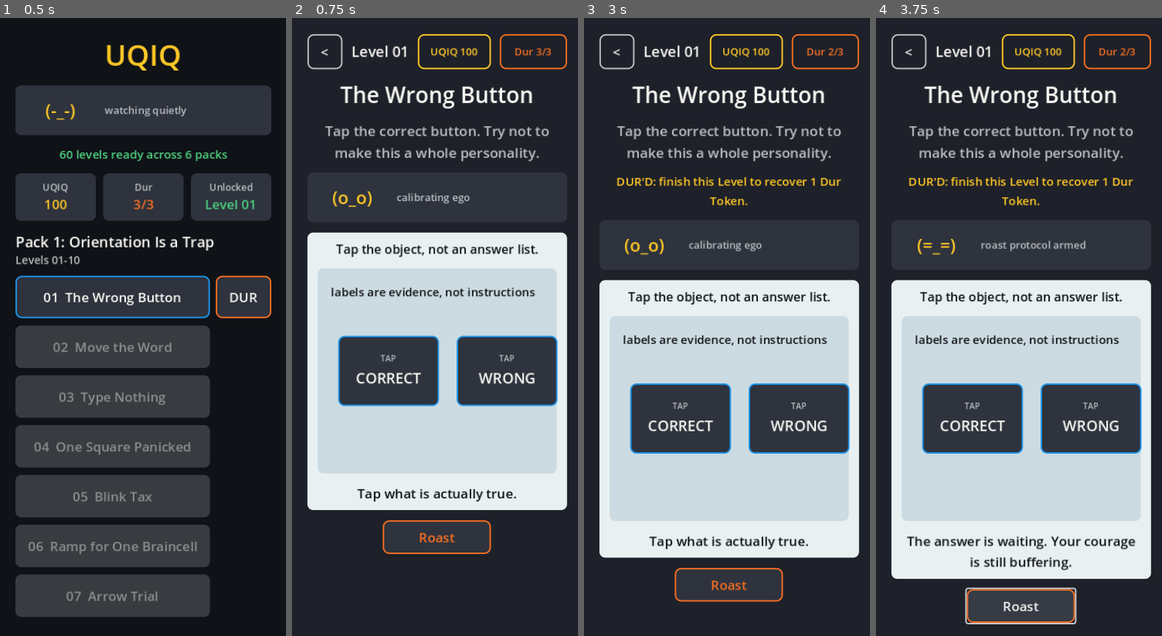
Above: before the commit, frames 1-4 (left to right).
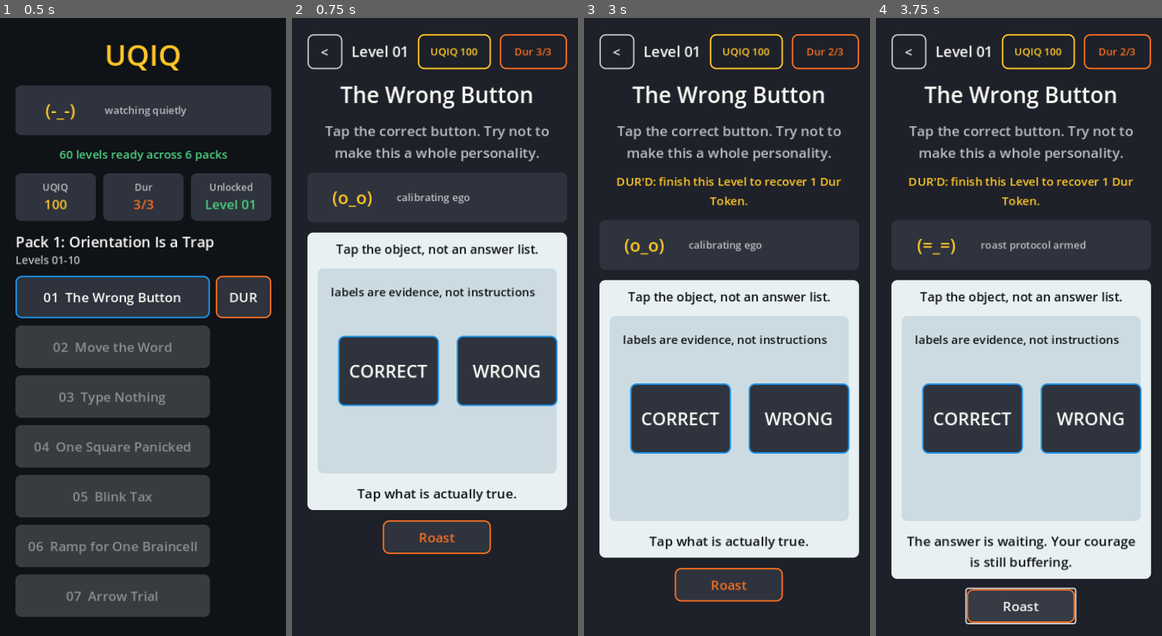
Above: after the commit, the same moments.

Repository: scwlkr/UQIQ
Game: Godot game, scene res://scenes/Main.tscn
Two runs of this game, one before a commit and one after it. Both use one fixed random seed, a clock stepped at 60 frames per second and the inputs below.
Inputs:
- Up to frame 1 (0.5 s): no input
- Up to frame 2 (0.75 s): click "01 The Wrong Button" at 0.5 s
- Up to frame 3 (3 s): click "<" at 1.25 s; click "DUR" at 2 s; click "01 The Wrong Button | DUR'D -…" at 2.75 s
- Up to frame 4 (3.75 s): click "Roast" at 3.5 s

Frame 1 is identical in both runs. In frame 2, 1.0% of the frame differs, in the area x 20-87%, y 54-60%; in frame 3, 1.0%, in the area x 20-87%, y 62-67%; in frame 4, 1.0%.

Commit message:
Remove direct surface affordance tags

Diff:
--- a/scripts/main.gd
+++ b/scripts/main.gd
@@ -1297,13 +1297,7 @@
 		box.mouse_filter = Control.MOUSE_FILTER_IGNORE
 		slot.add_child(box)
 
-		var action_label := _new_label("SLOT", 9, COLOR_PANEL_ALT)
-		action_label.autowrap_mode = TextServer.AUTOWRAP_OFF
-		action_label.text_overrun_behavior = TextServer.OVERRUN_TRIM_ELLIPSIS
-		action_label.mouse_filter = Control.MOUSE_FILTER_IGNORE
-		box.add_child(action_label)
-
-		var label := _new_label("_", 20 if slot_size.x < 84.0 else 22, COLOR_INK)
+		var label := _new_label("_", 24 if slot_size.x < 84.0 else 26, COLOR_INK)
 		label.name = "memory_recall_slot_label_%d" % index
 		label.vertical_alignment = VERTICAL_ALIGNMENT_CENTER
 		label.mouse_filter = Control.MOUSE_FILTER_IGNORE
@@ -1349,13 +1343,7 @@
 	box.mouse_filter = Control.MOUSE_FILTER_IGNORE
 	tile.add_child(box)
 
-	var action_label := _new_label("RESET" if is_clear else "TAP", 9 if tile_size.x < 84.0 else 10, COLOR_MUTED)
-	action_label.autowrap_mode = TextServer.AUTOWRAP_OFF
-	action_label.text_overrun_behavior = TextServer.OVERRUN_TRIM_ELLIPSIS
-	action_label.mouse_filter = Control.MOUSE_FILTER_IGNORE
-	box.add_child(action_label)
-
-	var label := _new_label(item_id, 13 if tile_size.x < 84.0 else (18 if is_clear else 17), COLOR_TEXT)
+	var label := _new_label(item_id, 15 if tile_size.x < 84.0 else 20, COLOR_TEXT)
 	label.vertical_alignment = VERTICAL_ALIGNMENT_CENTER
 	label.autowrap_mode = TextServer.AUTOWRAP_OFF
 	label.text_overrun_behavior = TextServer.OVERRUN_TRIM_ELLIPSIS
@@ -1515,13 +1503,7 @@
 	box.mouse_filter = Control.MOUSE_FILTER_IGNORE
 	pad.add_child(box)
 
-	var action_label := _new_label("TAP", 11, COLOR_MUTED)
-	action_label.autowrap_mode = TextServer.AUTOWRAP_OFF
-	action_label.text_overrun_behavior = TextServer.OVERRUN_TRIM_ELLIPSIS
-	action_label.mouse_filter = Control.MOUSE_FILTER_IGNORE
-	box.add_child(action_label)
-
-	var label := _new_label(str(target.get("label", "Tap")), 20, COLOR_TEXT)
+	var label := _new_label(str(target.get("label", "Tap")), 24, COLOR_TEXT)
 	label.vertical_alignment = VERTICAL_ALIGNMENT_CENTER
 	label.autowrap_mode = TextServer.AUTOWRAP_OFF
 	label.text_overrun_behavior = TextServer.OVERRUN_TRIM_ELLIPSIS
@@ -1552,12 +1534,6 @@
 	box.mouse_filter = Control.MOUSE_FILTER_IGNORE
 	tile.add_child(box)
 
-	var action_label := _new_label("TAP", 10, COLOR_MUTED)
-	action_label.autowrap_mode = TextServer.AUTOWRAP_OFF
-	action_label.text_overrun_behavior = TextServer.OVERRUN_TRIM_ELLIPSIS
-	action_label.mouse_filter = Control.MOUSE_FILTER_IGNORE
-	box.add_child(action_label)
-
 	var label := _new_label(str(tile_data.get("label", tile_id)), 18, COLOR_TEXT)
 	label.vertical_alignment = VERTICAL_ALIGNMENT_CENTER
 	label.autowrap_mode = TextServer.AUTOWRAP_OFF
@@ -1583,13 +1559,7 @@
 	box.mouse_filter = Control.MOUSE_FILTER_IGNORE
 	tile.add_child(box)
 
-	var action_label := _new_label("DRAG", 10, COLOR_MUTED)
-	action_label.autowrap_mode = TextServer.AUTOWRAP_OFF
-	action_label.text_overrun_behavior = TextServer.OVERRUN_TRIM_ELLIPSIS
-	action_label.mouse_filter = Control.MOUSE_FILTER_IGNORE
-	box.add_child(action_label)
-
-	var label := _new_label(str(object.get("label", "Object")), 21, COLOR_TEXT)
+	var label := _new_label(str(object.get("label", "Object")), 23, COLOR_TEXT)
 	label.vertical_alignment = VERTICAL_ALIGNMENT_CENTER
 	label.autowrap_mode = TextServer.AUTOWRAP_OFF
 	label.text_overrun_behavior = TextServer.OVERRUN_TRIM_ELLIPSIS
@@ -1624,13 +1594,7 @@
 	box.mouse_filter = Control.MOUSE_FILTER_IGNORE
 	zone.add_child(box)
 
-	var action_label := _new_label("DROP", 10, COLOR_PANEL_ALT)
-	action_label.autowrap_mode = TextServer.AUTOWRAP_OFF
-	action_label.text_overrun_behavior = TextServer.OVERRUN_TRIM_ELLIPSIS
-	action_label.mouse_filter = Control.MOUSE_FILTER_IGNORE
-	box.add_child(action_label)
-
-	var label := _new_label(str(target.get("label", "Target")), 15, COLOR_INK)
+	var label := _new_label(str(target.get("label", "Target")), 16, COLOR_INK)
 	label.vertical_alignment = VERTICAL_ALIGNMENT_CENTER
 	label.mouse_filter = Control.MOUSE_FILTER_IGNORE
 	box.add_child(label)
Binary file changed: docs/app-store/screenshots/02_level_01_play.png
Binary file changed: docs/app-store/screenshots/03_pattern_grid.png
Binary file changed: docs/app-store/screenshots/04_memory_flash.png
Binary file changed: docs/app-store/screenshots/06_score_roastcard.png
Binary file changed: docs/app-store/screenshots/07_drag_logic.png
Binary file changed: docs/app-store/screenshots/08_text_trap.png
Not shown, changed: docs/RELEASE_STATUS.md
